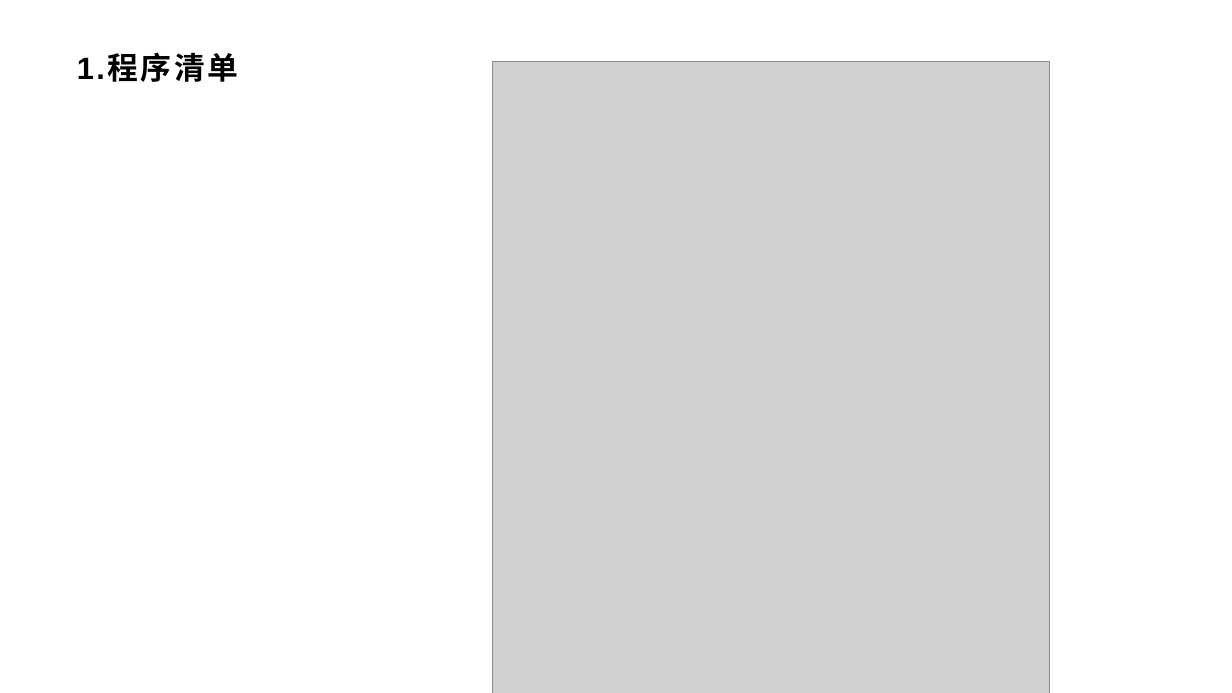
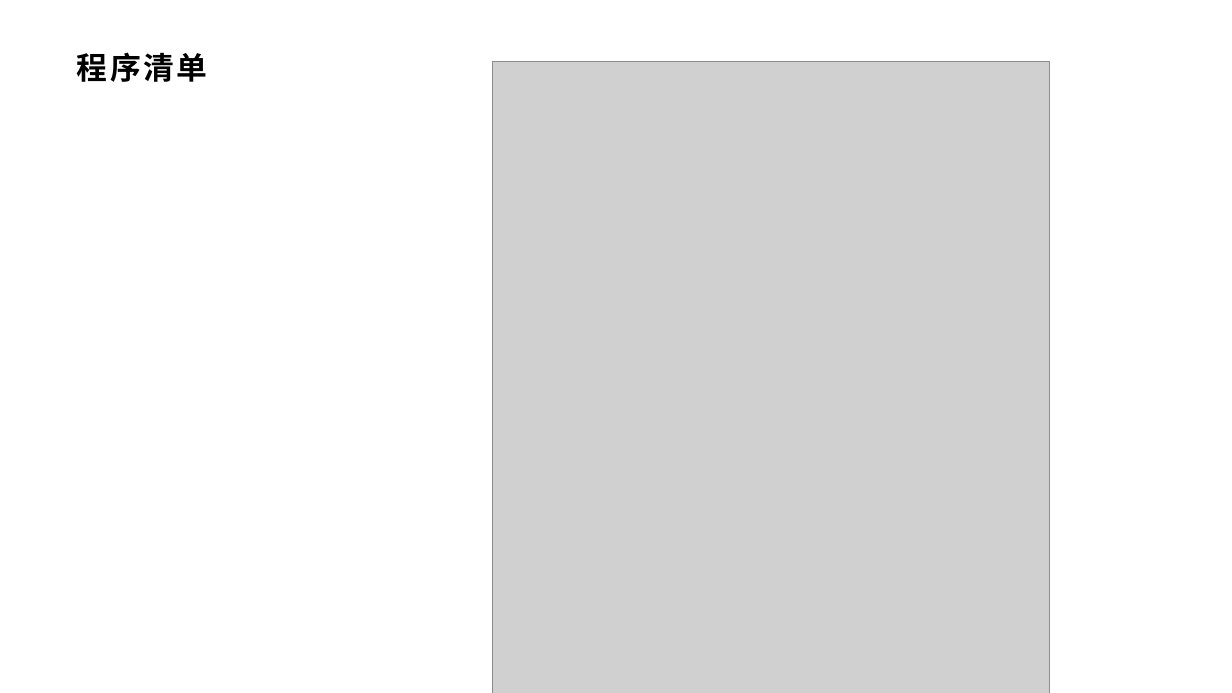
Before and after one commit to xlisses/ruang, a slide deck: slide 3 of 9.final/实现评审.pptx. Drawn at 1232x693 pixels with LibreOffice and Linux fonts; fonts in the diff are those of the drawing; grey boxes stand for pictures; background and template pictures are left out. Boxes give left, top, right and bottom in pixels: in the first picture for what was removed or moved away, otherwise in the second. Text is boxed around its words. In the diff, an @@ line names an element or a change of style, - is before the commit and + after.

```diff
--- a/9.final/实现评审.pptx
+++ b/9.final/实现评审.pptx
@@ title at (77, 52, 208, 82): text changed @@
-1.程序清单
+程序清单
```
Also in this commit, not shown: 14 other slides changed, 1 slide added, 2 slides removed.
